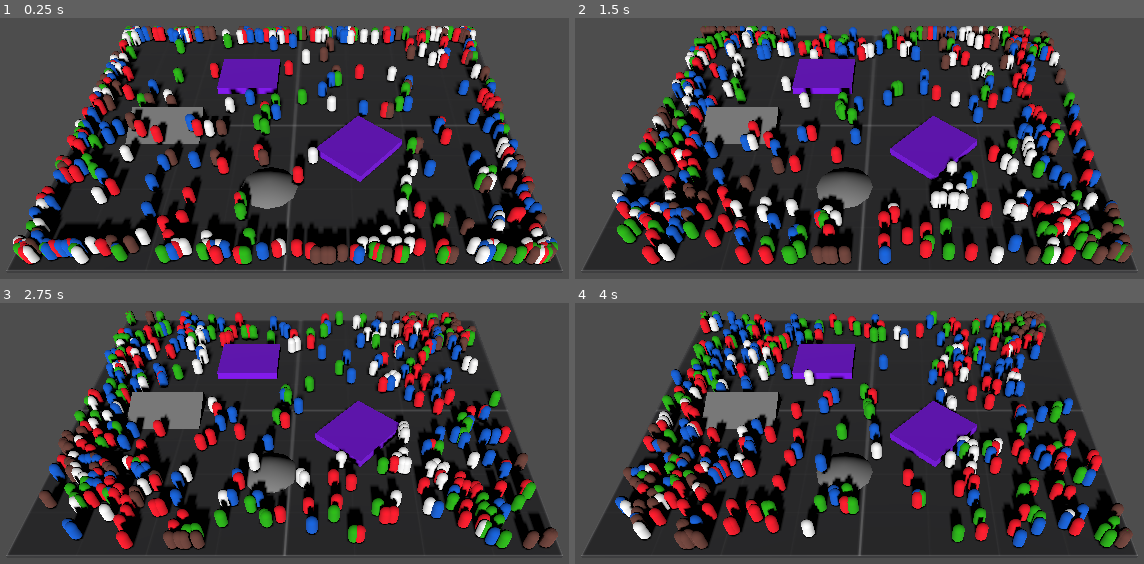
Above: before the commit, frames 1-4 (two rows, left to right).
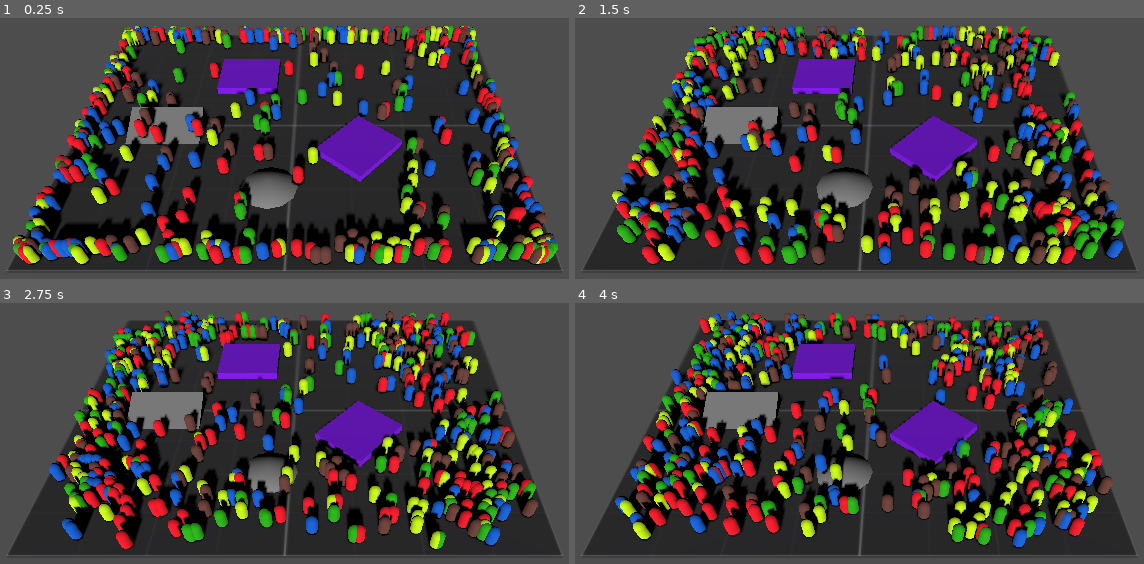
Above: after the commit, the same moments.

Repository: cgo722/DumbAI
Game: Godot game, scene res://Levels/Playground.tscn
The game is run twice, just before and just after one commit, with the same random seed, the same clock (stepped at 60 frames per second) and the same inputs. This scene is started directly instead of the project's main scene.
Inputs (mouse positions are in pixels of both pictures, inside the frame that each line leads up to):
- Up to frame 1 (0.25 s): no input
- Up to frame 2 (1.5 s): move the mouse to (1075, 190) at 0.52 s; click (1075, 190) at 0.67 s; drag from (740, 237) to (outside the picture) at 1.27 s
- Up to frame 3 (2.75 s): move the mouse to (409, 399) at 2.02 s; click (409, 399) at 2.17 s
- Up to frame 4 (4 s): drag from (outside the picture) to (660, 430) at 2.77 s; move the mouse to (outside the picture) at 3.52 s; click (outside the picture) at 3.67 s

The runs differ from the first frame. In frame 1, 12% of the frame differs, in the area x 2-98%, y 3-95%; in frame 2, 18%; in frame 3, 19%, in the area x 6-99%, y 3-95%; in frame 4, 19%.

Commit message:
Started a gamemanager script to manage the game. It is going in an arcade style.

Diff:
--- a/AI/AI Resources/Coward.tres
+++ b/AI/AI Resources/Coward.tres
@@ -7,7 +7,7 @@
 ai_state_name = "COWARD"
 speed = 4.0
 jump_height = 300.0
-detection_range = 20.0
+detection_range = 5.0
 reaction_delay = 0.5
 vertex_color = Color(0.44007, 0.255861, 0.220999, 1)
 metadata/_custom_type_script = "uid://cqkkpvmqxt888"
--- a/AI/AI Resources/Thrillseeker.tres
+++ b/AI/AI Resources/Thrillseeker.tres
@@ -7,7 +7,7 @@
 ai_state_name = "THRILLSEEKER"
 speed = 4.0
 jump_height = 300.0
-detection_range = 14.0
+detection_range = 7.0
 reaction_delay = 0.5
-vertex_color = Color(1, 1, 1, 1)
+vertex_color = Color(0.811765, 1, 0, 1)
 metadata/_custom_type_script = "uid://cqkkpvmqxt888"
--- a/AI/ai_base.gd
+++ b/AI/ai_base.gd
@@ -43,6 +43,8 @@
 var swipe_timer := 0.0
 @export var swipe_duration := 0.5
 @export var swipe_speed := 8.0
+
+var focused_danger: Node = null
 
 func get_random_navmesh_point(center: Vector3, radius: float) -> Vector3:
 	var nav_map = nav_agent.get_navigation_map()
@@ -133,12 +135,24 @@
 
 	match state:
 		AIState.THRILLSEEKER:
-			var danger_data := get_nearest_danger()
-			var danger = danger_data[0]
-			var dist = danger_data[1]
-			if danger and dist < chosen_brain.detection_range:
-				nav_agent.set_target_position(danger.global_transform.origin)
-			elif nav_agent.is_navigation_finished() or global_transform.origin.distance_to(nav_agent.get_target_position()) < 0.5:
+			# If no focused danger or it's invalid, find a new one
+			if focused_danger == null or not is_instance_valid(focused_danger):
+				var danger_data := get_nearest_danger()
+				var danger = danger_data[0]
+				var dist = danger_data[1]
+				if danger and dist < chosen_brain.detection_range:
+					focused_danger = danger
+				else:
+					focused_danger = null
+
+			if focused_danger != null:
+				var dist = global_transform.origin.distance_to(focused_danger.global_transform.origin)
+				if dist < chosen_brain.detection_range:
+					nav_agent.set_target_position(focused_danger.global_transform.origin)
+				else:
+					focused_danger = null
+
+			if nav_agent.is_navigation_finished() or global_transform.origin.distance_to(nav_agent.get_target_position()) < 0.5:
 				var tries := 0
 				while tries < 10:
 					var new_destination = get_random_navmesh_point(global_transform.origin, aimless_radius)
@@ -154,15 +168,27 @@
 			self.velocity.x = direction.x * chosen_brain.speed
 			self.velocity.z = direction.z * chosen_brain.speed
 		AIState.COWARD:
-			var danger_data := get_nearest_danger()
-			var danger = danger_data[0]
-			var dist = danger_data[1]
-			if danger and dist < chosen_brain.detection_range:
-				# Run directly away from danger
-				var escape_direction = (global_transform.origin - danger.global_transform.origin).normalized()
-				var escape_pos = global_transform.origin + escape_direction * aimless_radius
-				nav_agent.set_target_position(escape_pos)
-			elif nav_agent.is_navigation_finished() or global_transform.origin.distance_to(nav_agent.get_target_position()) < 0.5:
+			# If no focused danger or it's invalid, find a new one
+			if focused_danger == null or not is_instance_valid(focused_danger):
+				var danger_data := get_nearest_danger()
+				var danger = danger_data[0]
+				var dist = danger_data[1]
+				if danger and dist < chosen_brain.detection_range:
+					focused_danger = danger
+				else:
+					focused_danger = null
+
+			if focused_danger != null:
+				var dist = global_transform.origin.distance_to(focused_danger.global_transform.origin)
+				if dist < chosen_brain.detection_range:
+					# Run directly away from the focused danger
+					var escape_direction = (global_transform.origin - focused_danger.global_transform.origin).normalized()
+					var escape_pos = global_transform.origin + escape_direction * aimless_radius
+					nav_agent.set_target_position(escape_pos)
+				else:
+					focused_danger = null  # Lost interest, out of range
+
+			if nav_agent.is_navigation_finished() or global_transform.origin.distance_to(nav_agent.get_target_position()) < 0.5:
 				var tries := 0
 				while tries < 10:
 					var new_destination = get_random_navmesh_point(global_transform.origin, aimless_radius)
--- /dev/null
+++ b/GameManager.gd
@@ -0,0 +1,48 @@
+extends Node
+
+enum GameState {
+	PLAYING,
+	GAME_OVER,
+	MAINMENU
+}
+var game_state : GameState = GameState.MAINMENU
+var score : int = 0
+var high_score : int = 0
+@export var player : PackedScene
+@export var employee : PackedScene
+@export var mainMenu : PackedScene
+@export var gameOver : PackedScene
+@export var pauseMenu : PackedScene
+
+func _ready():
+	# Initialize the game state
+	change_state(GameState.MAINMENU)
+	score = 0
+	high_score = 0
+
+
+# State machine functions
+func change_state(new_state: GameState) -> void:
+	game_state = new_state
+	match game_state:
+		GameState.MAINMENU:
+			show_main_menu()
+		GameState.PLAYING:
+			start_game()
+		GameState.GAME_OVER:
+			show_game_over()
+
+func show_main_menu() -> void:
+	print("Showing main menu")
+	# Load or instantiate mainMenu scene here if needed
+
+func start_game() -> void:
+	print("Starting game")
+	score = 0
+	# Load or instantiate player and employee scenes here if needed
+
+func show_game_over() -> void:
+	print("Game over")
+	if score > high_score:
+		high_score = score
+	# Load or instantiate gameOver scene here if needed
--- a/Levels/Playground.tscn
+++ b/Levels/Playground.tscn
@@ -1,7 +1,7 @@
 [gd_scene load_steps=10 format=3 uid="uid://c5eqq7rkoymst"]
 
 [ext_resource type="PackedScene" uid="uid://ddvcubqa18bly" path="res://AI/AIBase.tscn" id="1_giaex"]
-[ext_resource type="Script" uid="uid://m1ks7ri76oex" path="res://Levels/playground.gd" id="1_x0ngj"]
+[ext_resource type="Script" uid="uid://m1ks7ri76oex" path="res://Levels/Playground.gd" id="1_x0ngj"]
 [ext_resource type="PackedScene" uid="uid://c3pvspr5eung" path="res://Controlls/mobile input.tscn" id="3_37bg0"]
 [ext_resource type="Material" uid="uid://dgjiw8udooecr" path="res://addons/prototype_mini_bundle/M_prototype_dark.tres" id="3_cxhbv"]
 [ext_resource type="PackedScene" uid="uid://ecv6kkicc3lp" path="res://Danger_zone/Danger_Zone_Base.tscn" id="5_bpo5k"]
--- a/main.tscn
+++ /dev/null
@@ -1,70 +0,0 @@
-[gd_scene load_steps=12 format=3 uid="uid://vptnhe5q1cue"]
-
-[ext_resource type="Material" path="res://addons/prototype_mini_bundle/M_prototype_dark.tres" id="1_ig7tw"]
-[ext_resource type="PackedScene" uid="uid://0vmntyr615js" path="res://addons/prototype_mini_bundle/prop_cube.tscn" id="2_7mycd"]
-[ext_resource type="PackedScene" uid="uid://c5hkhu8upxsf7" path="res://addons/prototype_mini_bundle/prop_cylinder.tscn" id="3_272bh"]
-[ext_resource type="PackedScene" uid="uid://ciuwt2yj4hcu2" path="res://addons/prototype_mini_bundle/prop_prism.tscn" id="4_5vw27"]
-[ext_resource type="PackedScene" uid="uid://dxvxy65pv5hoe" path="res://addons/prototype_mini_bundle/prop_sphere.tscn" id="5_kek77"]
-[ext_resource type="PackedScene" uid="uid://caqayjkbvlel5" path="res://addons/prototype_mini_bundle/prop_torus.tscn" id="6_4c57u"]
-
-[sub_resource type="ProceduralSkyMaterial" id="ProceduralSkyMaterial_7dm0k"]
-sky_curve = 0.00937503
-ground_bottom_color = Color(0.0849149, 0.0677518, 0.0478126, 1)
-ground_horizon_color = Color(0.523702, 0.534088, 0.550484, 1)
-ground_curve = 0.0263902
-
-[sub_resource type="Sky" id="Sky_ig7tw"]
-sky_material = SubResource("ProceduralSkyMaterial_7dm0k")
-
-[sub_resource type="Environment" id="Environment_0xm2m"]
-background_mode = 2
-sky = SubResource("Sky_ig7tw")
-tonemap_mode = 3
-ssao_enabled = true
-glow_enabled = true
-fog_light_color = Color(0.260227, 0.285097, 0.324193, 1)
-
-[sub_resource type="BoxMesh" id="BoxMesh_h2yge"]
-material = ExtResource("1_ig7tw")
-size = Vector3(30, 1, 30)
-
-[sub_resource type="ConvexPolygonShape3D" id="ConvexPolygonShape3D_ig7tw"]
-points = PackedVector3Array(-15, -0.5, -15, -15, 0.5, -15, 15, -0.5, -15, -15, -0.5, 15, -15, 0.5, 15, 15, 0.5, -15, 15, -0.5, 15, 15, 0.5, 15)
-
-[node name="Main" type="Node3D"]
-
-[node name="DirectionalLight3D" type="DirectionalLight3D" parent="."]
-transform = Transform3D(-0.930366, -0.317512, 0.183316, 2.78059e-08, 0.5, 0.866025, -0.366631, 0.805721, -0.465183, 0, 0, 0)
-shadow_enabled = true
-
-[node name="WorldEnvironment" type="WorldEnvironment" parent="."]
-environment = SubResource("Environment_0xm2m")
-
-[node name="Ground" type="MeshInstance3D" parent="."]
-transform = Transform3D(1, 0, 0, 0, 1, 0, 0, 0, 1, 0, -0.5, 0)
-mesh = SubResource("BoxMesh_h2yge")
-metadata/_edit_group_ = true
-
-[node name="StaticBody3D" type="StaticBody3D" parent="Ground"]
-
-[node name="CollisionShape3D" type="CollisionShape3D" parent="Ground/StaticBody3D"]
-visible = false
-shape = SubResource("ConvexPolygonShape3D_ig7tw")
-
-[node name="PropCube" parent="." instance=ExtResource("2_7mycd")]
-transform = Transform3D(1, 0, 0, 0, 1, 0, 0, 0, 1, -1.71817, 0.5, -3.18385)
-metadata/_edit_group_ = true
-
-[node name="PropCylinder" parent="." instance=ExtResource("3_272bh")]
-transform = Transform3D(0.866025, 0, -0.5, 0, 1, 0, 0.5, 0, 0.866025, -2.41016, 1, -0.985289)
-skeleton = NodePath("../PropCube")
-metadata/_edit_group_ = true
-
-[node name="PropPrism" parent="." instance=ExtResource("4_5vw27")]
-transform = Transform3D(0.527668, 0, 0.849451, 0, 1, 0, -0.849451, 0, 0.527668, 3.01147, 0.5, 0.124167)
-
-[node name="PropSphere" parent="." instance=ExtResource("5_kek77")]
-transform = Transform3D(0.866025, 0, -0.5, 0, 1, 0, 0.5, 0, 0.866025, 1.57846, 0.5, 1.60622)
-
-[node name="PropTorus" parent="." instance=ExtResource("6_4c57u")]
-transform = Transform3D(0.977134, 0, -0.212621, 0, 1, 0, 0.212621, 0, 0.977134, -1.2116, 0.25, 1.43875)
--- a/main_world.tscn
+++ b/main_world.tscn
@@ -1,3 +1,10 @@
-[gd_scene format=3 uid="uid://dgh1yjj381v22"]
+[gd_scene load_steps=4 format=3 uid="uid://dgh1yjj381v22"]
+
+[ext_resource type="Script" uid="uid://cyy0s58d1hin5" path="res://GameManager.gd" id="1_itk02"]
+[ext_resource type="PackedScene" uid="uid://c3pvspr5eung" path="res://Controlls/mobile input.tscn" id="2_43o5b"]
+[ext_resource type="PackedScene" uid="uid://ddvcubqa18bly" path="res://AI/AIBase.tscn" id="3_3etub"]
 
 [node name="MainWorld" type="Node"]
+script = ExtResource("1_itk02")
+player = ExtResource("2_43o5b")
+employee = ExtResource("3_3etub")
Not shown, added: GameManager.gd.uid
